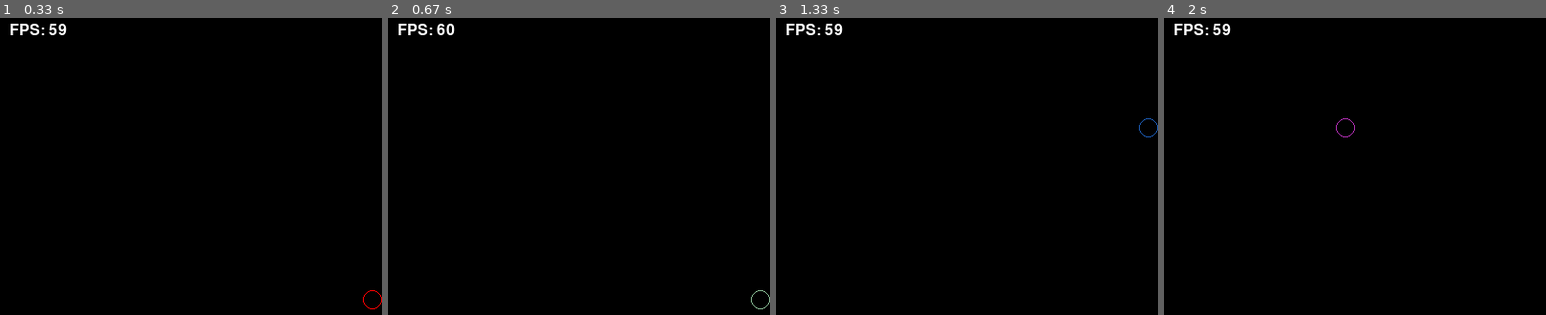
Above: before the commit, frames 1-4 (left to right).
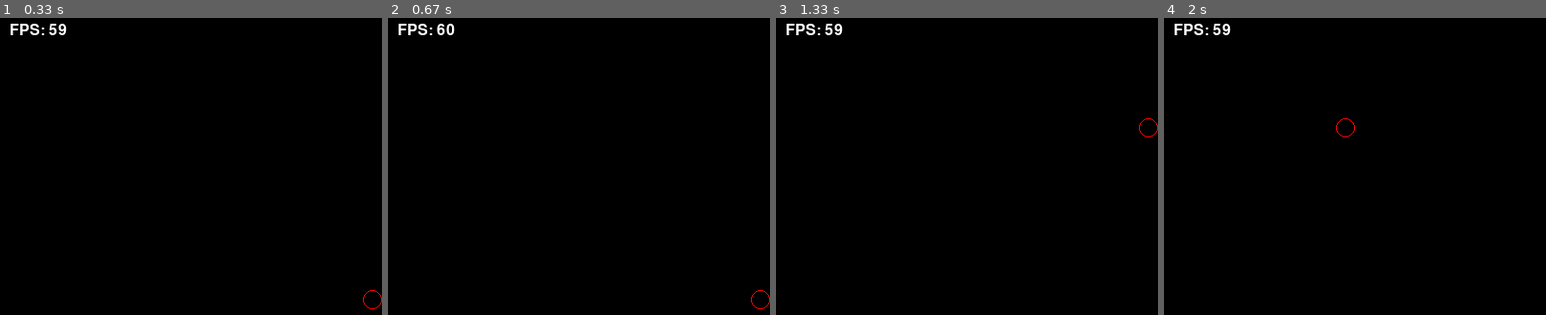
Above: after the commit, the same moments.

Repository: 20260200-htw/my-first-game
Game: pygame game, started from hello_pygame.py
Two runs of this game, one before a commit and one after it. Both use one fixed random seed, a clock stepped at 60 frames per second and the inputs below.
Inputs:
- Up to frame 1 (0.33 s): no input
- Up to frame 2 (0.67 s): hold Right from 0.33 s (still down)
- Up to frame 3 (1.33 s): release Right at 0.8 s; hold Up 0.83-1.13 s; hold Right from 1.17 s (still down)
- Up to frame 4 (2 s): release Right at 1.63 s; hold Left from 1.67 s (still down)

Frame 1 is identical in both runs. In frame 2, less than 0.1% of the frame differs, in the area x 95-100%, y 91-99%; in frame 3, less than 0.1%; in frame 4, less than 0.1%.

Commit message:
9th commit - default

Diff:
--- a/hello_pygame.py
+++ b/hello_pygame.py
@@ -1,6 +1,5 @@
 import pygame
 import sys
-import random
 pygame.init()
 screen = pygame.display.set_mode((400, 400))
 pygame.display.set_caption("My First Pygame")
@@ -11,20 +10,11 @@
 RADIUS = 10
 circle_x = 400
 circle_y = 300
-circle_color = BLUE
 running = True
 while running:
     for event in pygame.event.get():
         if event.type == pygame.QUIT:
             running = False
-
-        # AI로 작성된 주석입니다. 키를 누른 순간 1회만 감지하는 KEYDOWN 이벤트
-        if event.type == pygame.KEYDOWN:
-            if event.key in (pygame.K_LEFT, pygame.K_RIGHT, pygame.K_UP, pygame.K_DOWN):
-                # AI로 작성된 주석입니다. 방향키 입력 시 색상을 랜덤으로 1회 변경
-                circle_color = (random.randint(0, 255), random.randint(0, 255), random.randint(0, 255))
-
-    # 이동은 기존 get_pressed() 방식 유지 (누르는 동안 계속 이동)
     keys = pygame.key.get_pressed()
     if keys[pygame.K_LEFT]:
         circle_x -= 10
@@ -34,11 +24,10 @@
         circle_y -= 10
     if keys[pygame.K_DOWN]:
         circle_y += 10
-
     circle_x = max(RADIUS, min(circle_x, 400 - RADIUS))
     circle_y = max(RADIUS, min(circle_y, 400 - RADIUS))
     screen.fill(WHITE)
-    pygame.draw.circle(screen, circle_color, (circle_x, circle_y), RADIUS, 1)
+    pygame.draw.circle(screen, BLUE, (circle_x, circle_y), RADIUS, 1)
     fps = int(clock.get_fps())
     fps_text = font.render(f"FPS: {fps}", True, (255, 255, 255))
     screen.blit(fps_text, (10, 10))
